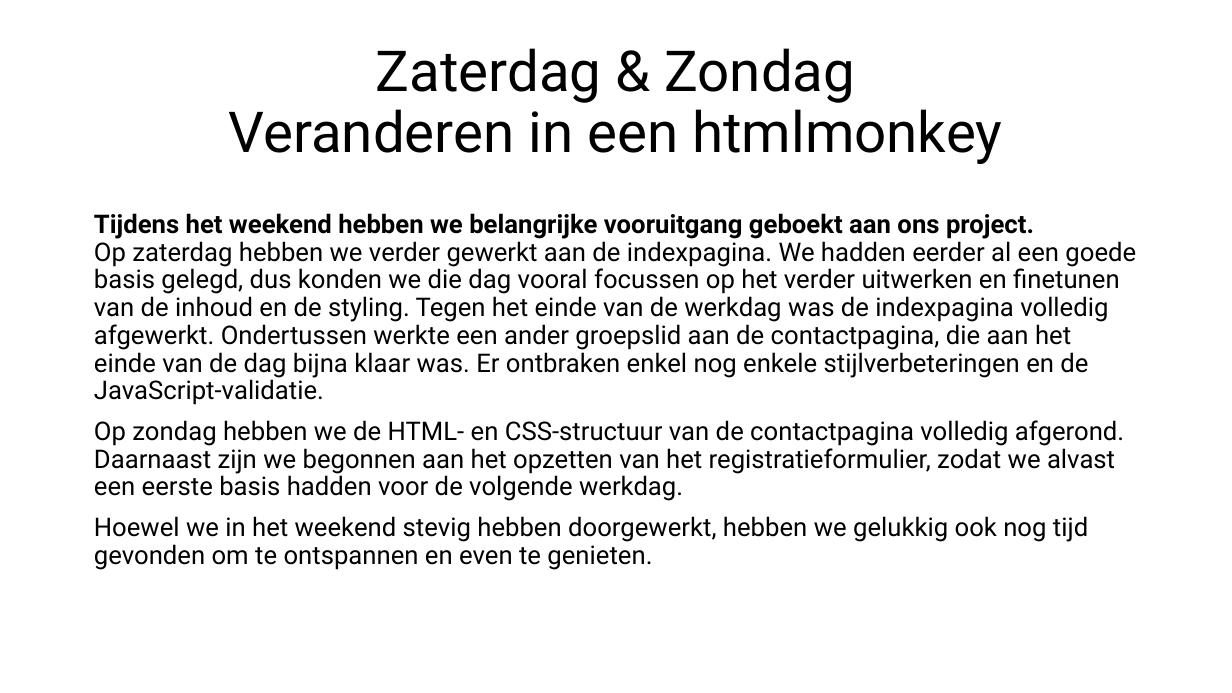
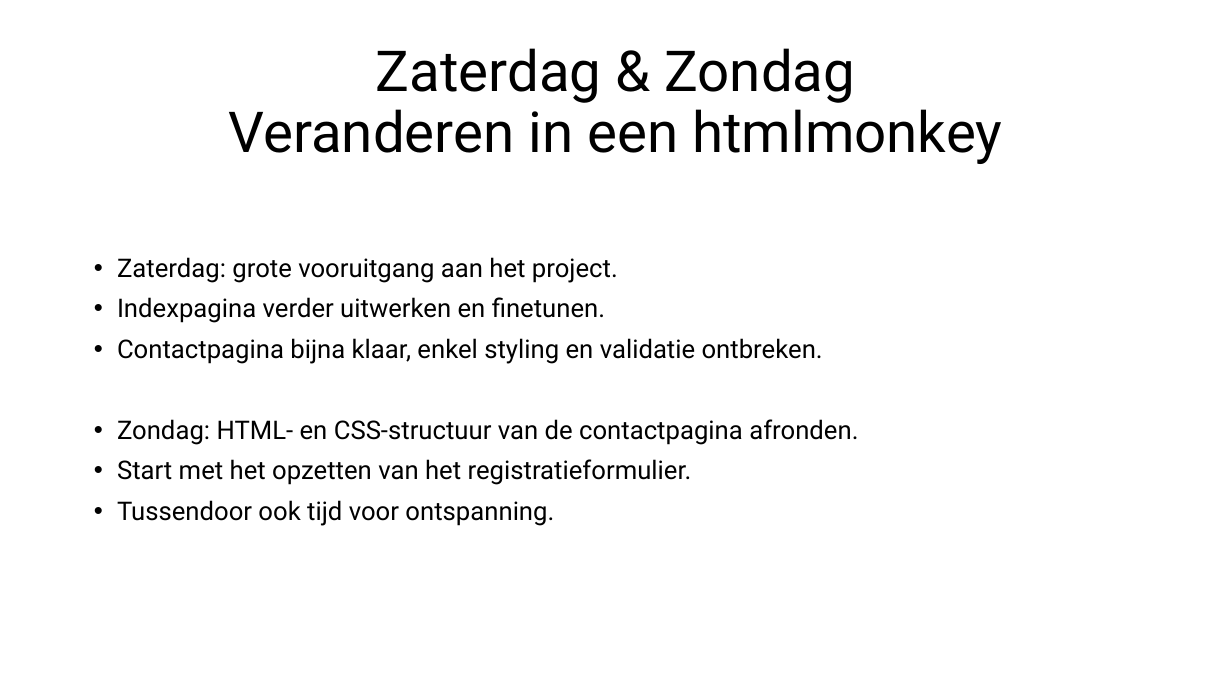
Before and after one commit to codezi-be/case, a slide deck: slide 5 of presentatie/CASE.pptx. Drawn at 1232x693 pixels with LibreOffice and Linux fonts; fonts in the diff are those of the drawing. Boxes give left, top, right and bottom in pixels: in the first picture for what was removed or moved away, otherwise in the second. Text is boxed around its words. In the diff, an @@ line names an element or a change of style, - is before the commit and + after.

```diff
--- a/presentatie/CASE.pptx
+++ b/presentatie/CASE.pptx
@@ text at box(117, 257, 858, 526): text changed @@
-Tijdens het weekend hebben we belangrijke vooruitgang geboekt aan ons project.
-Op zaterdag hebben we verder gewerkt aan de indexpagina. We hadden eerder al een goede basis gelegd, dus konden we die dag vooral focussen op het verder uitwerken en finetunen van de inhoud en de styling. Tegen het einde van de werkdag was de indexpagina volledig afgewerkt. Ondertussen werkte een ander groepslid aan de contactpagina, die aan het einde van de dag bijna klaar was. Er ontbraken enkel nog enkele stijlverbeteringen en de JavaScript-validatie.
-Op zondag hebben we de HTML- en CSS-structuur van de contactpagina volledig afgerond. Daarnaast zijn we begonnen aan het opzetten van het registratieformulier, zodat we alvast een eerste basis hadden voor de volgende werkdag.
-Hoewel we in het weekend stevig hebben doorgewerkt, hebben we gelukkig ook nog tijd gevonden om te ontspannen en even te genieten.
+• Zaterdag: grote vooruitgang aan het project.
+• Indexpagina verder uitwerken en finetunen.
+• Contactpagina bijna klaar, enkel styling en validatie ontbreken.
+• Zondag: HTML- en CSS-structuur van de contactpagina afronden.
+• Start met het opzetten van het registratieformulier.
+• Tussendoor ook tijd voor ontspanning.
```
Also in this commit, not shown: 7 other slides changed.
